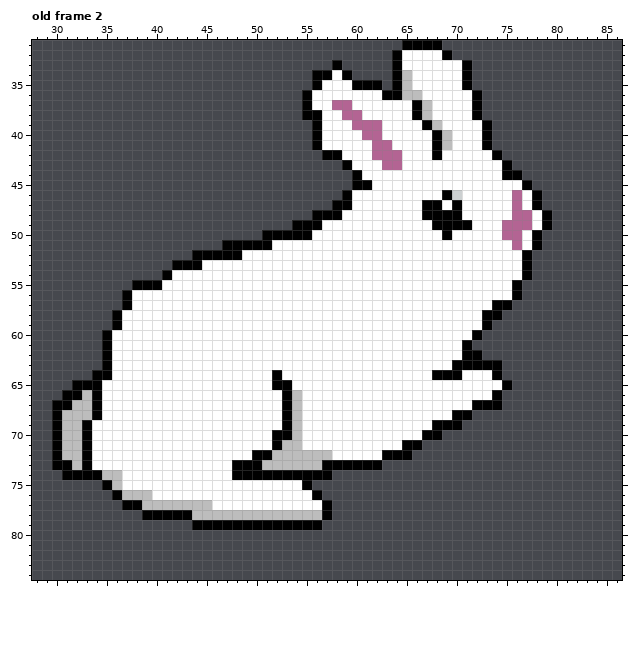
A pixel-art file gets an edit: _Bunny_Animation.aseprite. Above, as it was before the edit.
124x124 pixels, 7 frames. Pixels under 10% opacity are left out. Colours within 5 levels of each other are drawn and written as one. Shown: old frame 2: x 28..86, y 31..84. The commit also changed other frames, which this record leaves out.
New version:
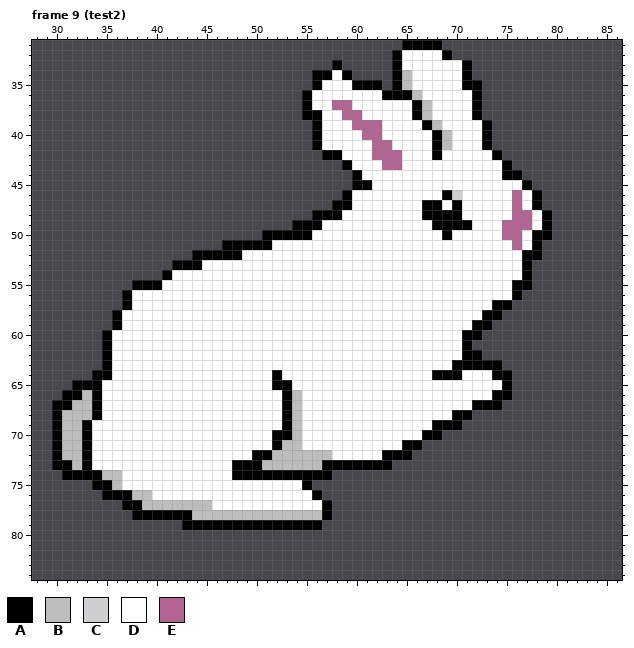
Palette (. is transparent): A #000000  B #bdbdbd  C #ccd0d1  D #ffffff  E #b36493
A new or re-ordered frame is compared with the old frame closest to it.
Edits made:
frames 7 -> 14
Frame 9 (test2) is new; against old frame 2:
The edit adds colour A in row 35 at x 72; in row 50 at x 79; in row 52 at x 78; in row 55 at x 77; in row 64 at x 75; in row 66 at x 75.
The edit adds colour A in row 73 at x 63; in row 75 at x 34; in row 76 at x 35; in row 78 at x 38; in row 79 at x 43.
Colour B gives way to colour A in row 36 at x 65; in row 76 at x 37.
Colour D gives way to colour A in row 59 at x 72; in row 60 at x 71.
